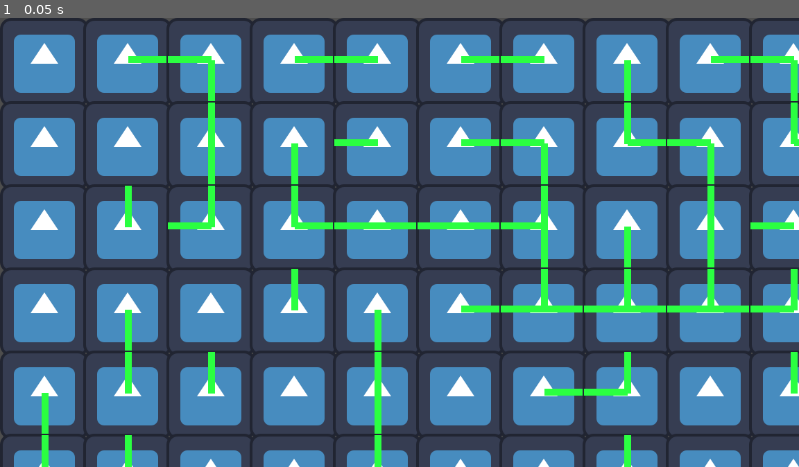
Above: before the commit, frame 1.
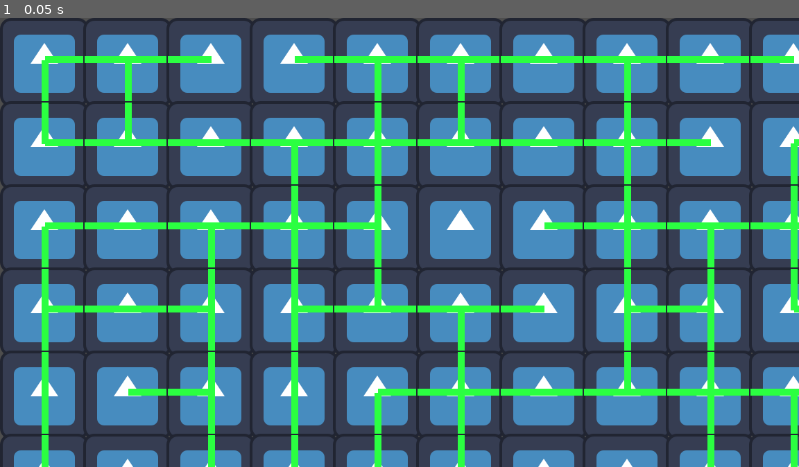
Above: after the commit, the same moment.

Repository: emrysshevek/gameganggame
Game: Godot game, scene res://scenes/grid_manager.tscn
Two runs of this game, one before a commit and one after it. Both use one fixed random seed, a clock stepped at 60 frames per second and the inputs below. The engine's default icon, where the game draws it, is replaced by a stand-in: a white triangle on a blue panel in a dark square.
Inputs:
- Up to frame 1 (0.05 s): no input

The runs differ from the first frame. In frame 1, 9.6% of the frame differs, in the area x 5-100%, y 8-100%.

Commit message:
Map+Path generation functional!
Map and path generation in tile_manager is now functional for prototype purposes. Also moved Value Manager into the scenes folder. Started updating tile

Diff:
--- a/scenes/grid_manager.gd
+++ b/scenes/grid_manager.gd
@@ -8,9 +8,8 @@
 
 #region properties
 var _tile_scene = preload("res://scenes/tile.tscn")
-
-var path_number_odds = [75,75,60,40]
-var direction_opposites:Dictionary
+var _path_number_odds = [75,75,60,40]
+var _direction_opposites:Dictionary
 
 var floor_maps = {} #dictionary of arrays of tiles, to allow multiple floors
 var level:int = 0 #dummy
@@ -20,10 +19,10 @@
 
 #region methods
 func _ready() -> void:
-	direction_opposites[directions.north] = directions.south
-	direction_opposites[directions.east] = directions.west
-	direction_opposites[directions.south] = directions.north
-	direction_opposites[directions.west] = directions.east
+	_direction_opposites[directions.north] = directions.south
+	_direction_opposites[directions.east] = directions.west
+	_direction_opposites[directions.south] = directions.north
+	_direction_opposites[directions.west] = directions.east
 	#initialize blank map grid
 	var new_map_grid = []
 	for x in range(map_width):
@@ -40,6 +39,7 @@
 			#
 	floor_maps[level] = new_map_grid
 	generate_map(0)
+	reveal_full_map()
 
 func _get_all_tiles(level:int):
 	var all_tiles:Array[tile]
@@ -60,17 +60,22 @@
 		if each_tile.grid_coordinates.y != map_height - 1 && each_tile.paths.keys().has(directions.south) == false:
 			possible_tile_connections_by_path[directions.south] = floor_maps[level][each_tile.grid_coordinates.x][each_tile.grid_coordinates.y + 1]
 		var possible_new_path_num = possible_tile_connections_by_path.size()
-		if possible_new_path_num > 0:
-			var roll_for_new_path = randi_range(1,100)
-			if roll_for_new_path <= path_number_odds[4 - possible_new_path_num]:
-				var new_path = path.new()
-				var new_path_direction_from_this_tile = possible_tile_connections_by_path.keys().pick_random()
-				new_path.add_connections(each_tile, possible_tile_connections_by_path[new_path_direction_from_this_tile])
-				each_tile.set_path(new_path_direction_from_this_tile, new_path)
-				possible_tile_connections_by_path[new_path_direction_from_this_tile].set_path(direction_opposites[new_path_direction_from_this_tile], new_path)
-		#testing visibility
+		for each_num in possible_new_path_num:
+			if possible_new_path_num > 0:
+				var roll_for_new_path = randi_range(1,100)
+				if roll_for_new_path <= _path_number_odds[4 - possible_new_path_num]:
+					var new_path = path.new()
+					var new_path_direction_from_this_tile = possible_tile_connections_by_path.keys().pick_random()
+					new_path.set_connections(each_tile, possible_tile_connections_by_path[new_path_direction_from_this_tile])
+					each_tile.set_path(new_path_direction_from_this_tile, new_path)
+					possible_tile_connections_by_path[new_path_direction_from_this_tile].set_path(_direction_opposites[new_path_direction_from_this_tile], new_path)
+				else:
+					possible_new_path_num = 0
+					#roll for new path failed, so process to check for creating new paths ends here
+
+func reveal_full_map():
+	for each_tile in _get_all_tiles(0):
 		each_tile.reveal()
-		#
 
 func _import_pre_baked_map_section():
 	pass
--- a/path.gd
+++ b/scenes/path.gd
@@ -2,7 +2,7 @@
 
 #region properties
 var blocked:bool = false
-var connections:Array
+var connections:Array[tile]
 #endregion
 
 #region methods
@@ -15,7 +15,7 @@
 func _process(delta: float) -> void:
 	pass
 
-func add_connections(tile0:tile, tile1:tile):
+func set_connections(tile0:tile, tile1:tile):
 	connections.clear()
 	connections.append(tile0)
 	connections.append(tile1)
--- a/path.tscn
+++ b/scenes/path.tscn
@@ -1,6 +1,7 @@
 [gd_scene format=3 uid="uid://c0j0m15aa7jvm"]
 
-[ext_resource type="Script" uid="uid://d1bg1wni0er7m" path="res://path.gd" id="1_jnavc"]
+[ext_resource type="Script" uid="uid://d1bg1wni0er7m" path="res://scenes/path.gd" id="1_jnavc"]
+
 
 [node name="Path" type="Node2D" unique_id=2095080396]
 script = ExtResource("1_jnavc")
--- a/scenes/tile.gd
+++ b/scenes/tile.gd
@@ -35,9 +35,11 @@
 func get_reachable_tiles(range:int): #dummy
 	#only works for range 0 currently
 	var return_array = []
-	for each_tile in paths:
-		if each_tile != null:
-			return_array.append(each_tile)
+	for each_path in paths:
+		if each_path != null:
+			for each_connection in each_path.connections:
+				if each_connection != self: #so that the tile doesn't return itself as reachable over and over
+					return_array.append(each_connection)
 	return return_array
 
 func get_distance(): #dummy
Renamed: path.gd.uid -> scenes/path.gd.uid
